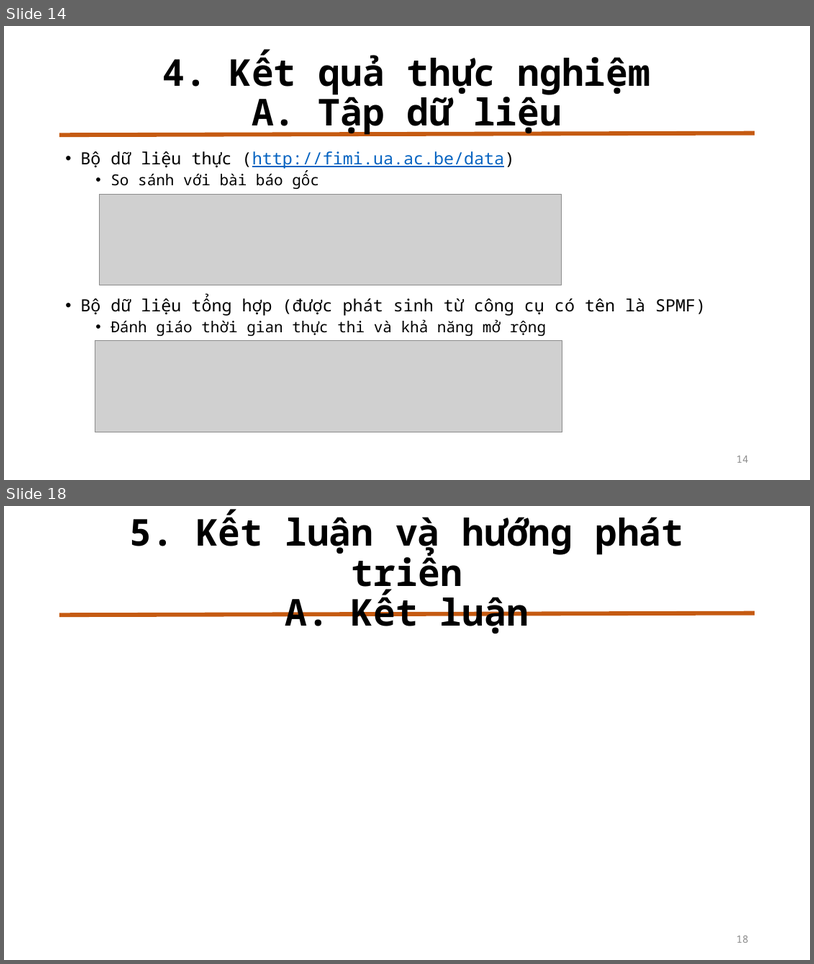
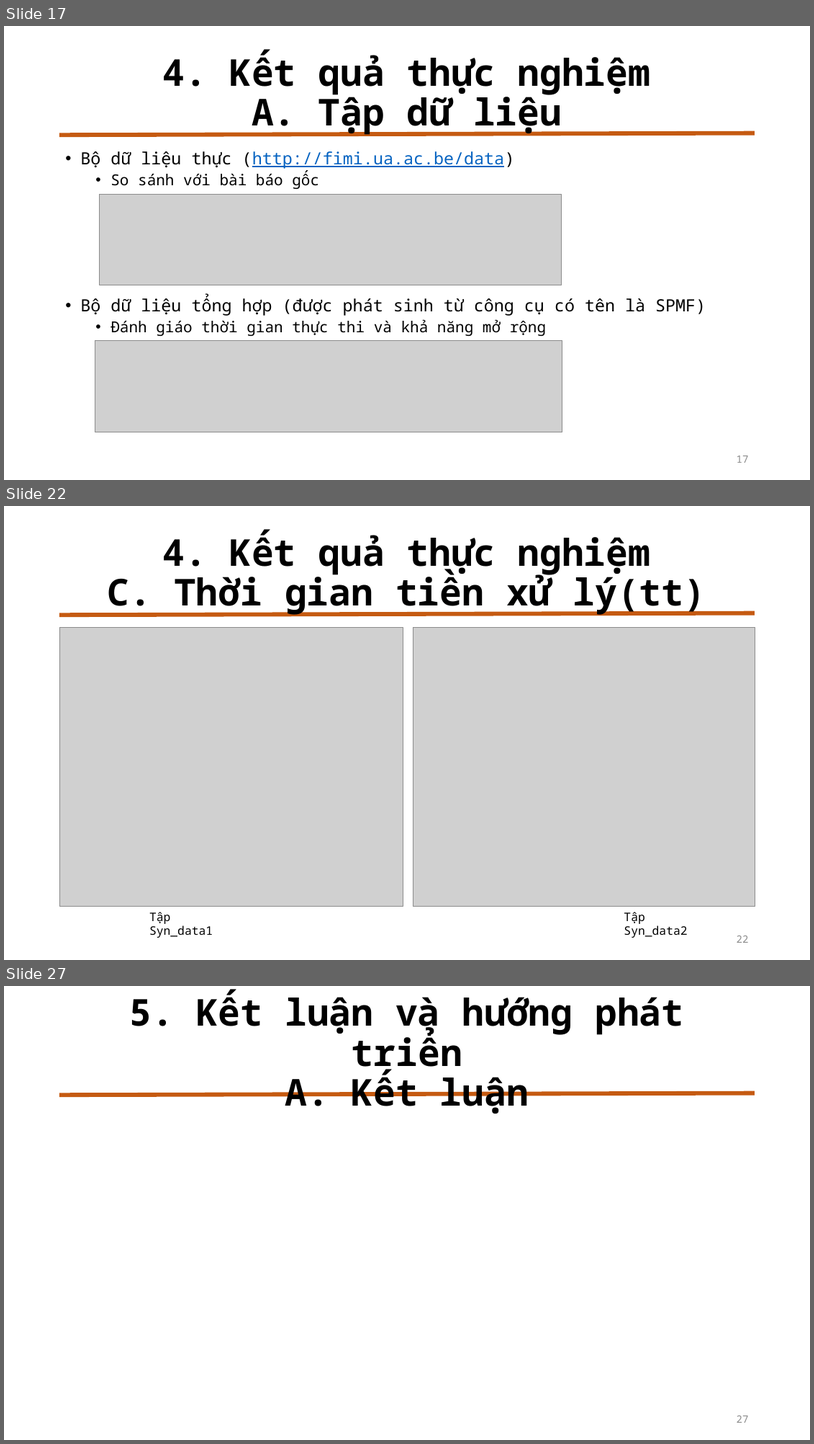
Before and after one commit to duychinhnguyenvn/Mining-Top-K-Co-Occurrence-Items, a slide deck: Slide Bao Cao.pptx. Shown one above the other, each under a label of ours: slides 14 and 18 before the commit, slides 17, 22 and 27 after it; the slides between them are not shown. The pictures are 814x964 and 814x1444 pixels, drawn with LibreOffice and Linux fonts; fonts in the diff are those of the drawing; grey boxes stand for pictures. Boxes give left, top, right and bottom in pixels: in the first picture for what was removed or moved away, otherwise in the second. Text is boxed around its words. In the diff, an @@ line names an element or a change of style, - is before the commit and + after.

```diff
--- a/Slide Bao Cao.pptx
+++ b/Slide Bao Cao.pptx
@@ slide 22 added at box(4, 506, 810, 960), background #FFFFFF; not listed: 1 template element that a slide beside it also shows @@
@@ title added at box(108, 531, 706, 615), 44 pt, text #000000, bold @@
+4. Kết quả thực nghiệm
+C. Thời gian tiền xử lý(tt)
@@ picture added at box(59, 627, 404, 906) @@
@@ picture added at box(414, 627, 756, 906) @@
@@ text added at box(149, 911, 213, 937), 14 pt, text #000000 @@
+Tập Syn_data1
@@ text added at box(624, 911, 687, 937), 14 pt, text #000000 @@
+Tập Syn_data2
@@ page number added at box(737, 935, 749, 942), 12 pt, text #8C8C8C @@
+22
@@ what was slide 14 is now slide 17 @@
@@ page number at box(737, 455, 749, 462): text changed @@
-14
+17
@@ what was slide 18 is now slide 27 @@
@@ page number at box(737, 1415, 749, 1422): text changed @@
-18
+27
```
Also in this commit, not shown: 10 slides changed, 12 other slides added.
